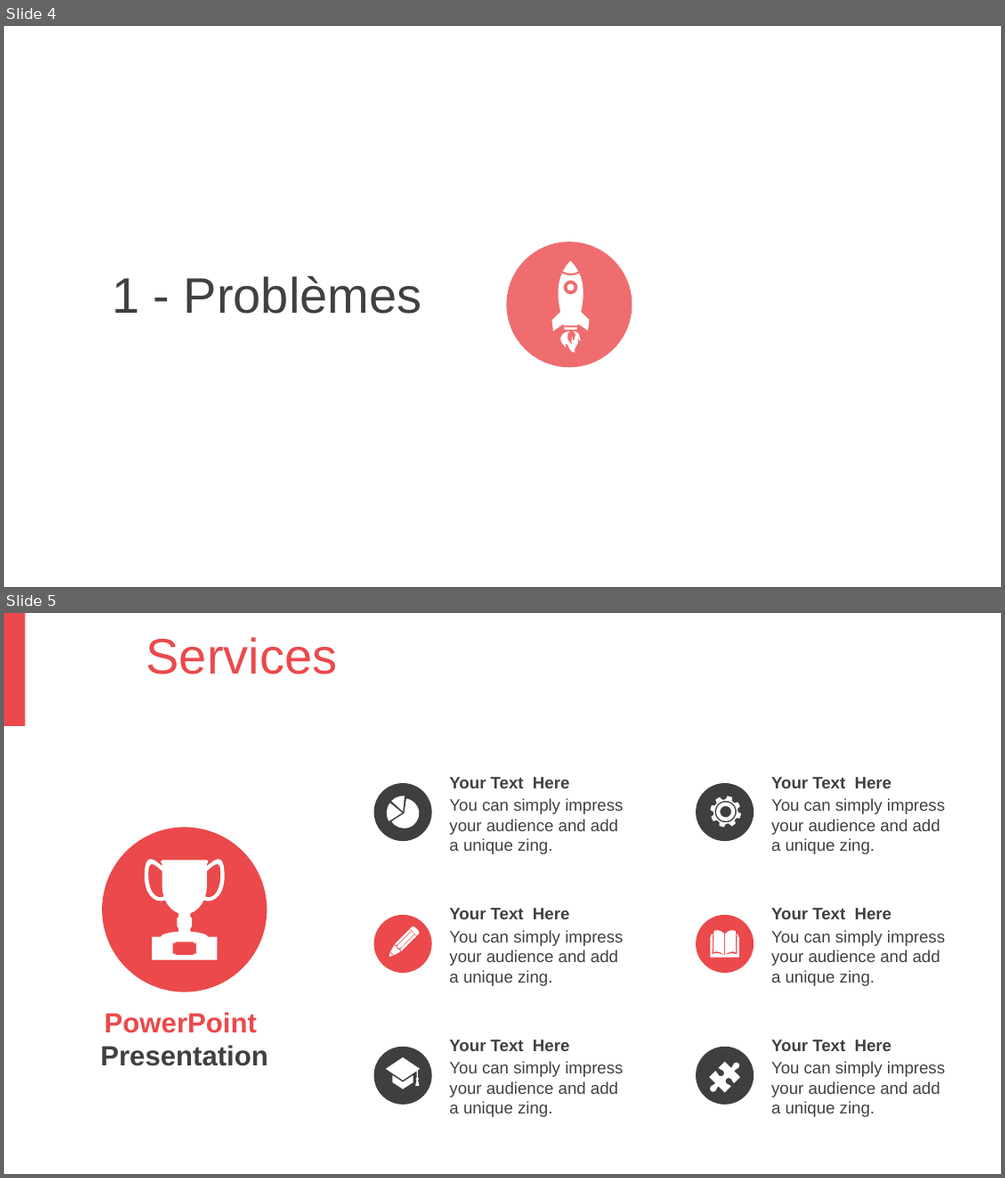
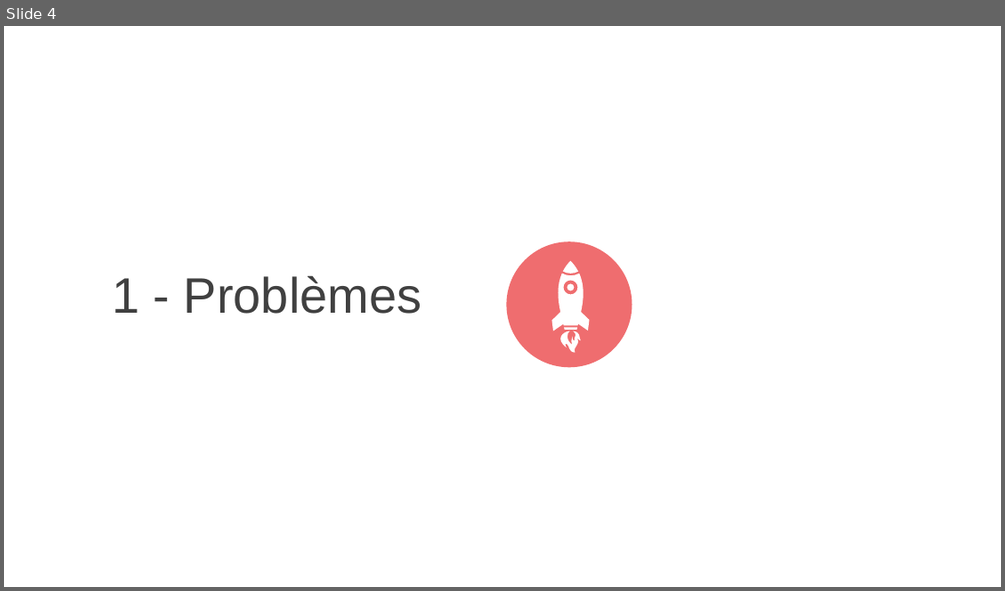
Before and after one commit to TahianaAndriambahoaka/hackathon-inter-univ-ftp-2022, a slide deck: slide.pptx. Shown one above the other, each under a label of ours: slides 4 and 5 before the commit, slide 4 after it. The pictures are 1005x1178 and 1005x591 pixels, drawn with LibreOffice and Linux fonts; fonts in the diff are those of the drawing; background and template pictures are left out. Boxes give left, top, right and bottom in pixels: in the first picture for what was removed or moved away, otherwise in the second. Text is boxed around its words. In the diff, an @@ line names an element or a change of style, - is before the commit and + after.

```diff
--- a/slide.pptx
+++ b/slide.pptx
@@ slide 5 removed at <box>4,613,1001,1174</box>, background picture (left out) @@
@@ rectangle removed at <box>4,613,25,726</box> @@
@@ text removed at <box>146,637,338,674</box> @@
-Our Services
@@ text removed at <box>39,685,824,715</box> @@
-Insert the title of your subtitle Here
@@ ellipse removed at <box>374,784,431,841</box> @@
@@ freeform shape removed at <box>387,795,420,827</box> @@
@@ text removed at <box>449,798,623,854</box> @@
-You can simply impress your audience and add a unique zing.
@@ text removed at <box>449,777,569,788</box> @@
-Your Text Here
@@ ellipse removed at <box>696,784,753,841</box> @@
@@ freeform shape removed at <box>710,795,741,827</box> @@
@@ text removed at <box>771,798,945,854</box> @@
-You can simply impress your audience and add a unique zing.
@@ text removed at <box>771,777,891,788</box> @@
-Your Text Here
@@ ellipse removed at <box>102,827,267,992</box> @@
@@ freeform shape removed at <box>145,860,225,960</box> @@
@@ ellipse removed at <box>374,915,431,973</box> @@
@@ freeform shape removed at <box>386,925,420,960</box> @@
@@ text removed at <box>449,930,623,986</box> @@
-You can simply impress your audience and add a unique zing.
@@ text removed at <box>449,908,569,919</box> @@
-Your Text Here
@@ ellipse removed at <box>696,915,753,973</box> @@
@@ freeform shape removed at <box>710,930,738,957</box> @@
@@ text removed at <box>771,930,945,986</box> @@
-You can simply impress your audience and add a unique zing.
@@ text removed at <box>771,908,891,919</box> @@
-Your Text Here
@@ text removed at <box>100,1012,268,1066</box> @@
-PowerPoint Presentation
@@ text removed at <box>449,1039,569,1051</box> @@
-Your Text Here
@@ text removed at <box>771,1039,891,1051</box> @@
-Your Text Here
@@ ellipse removed at <box>374,1046,431,1104</box> @@
@@ freeform shape removed at <box>386,1056,420,1088</box> @@
@@ text removed at <box>449,1061,623,1117</box> @@
-You can simply impress your audience and add a unique zing.
@@ ellipse removed at <box>696,1046,753,1104</box> @@
@@ freeform shape removed at <box>704,1055,746,1099</box> @@
@@ text removed at <box>771,1061,945,1117</box> @@
-You can simply impress your audience and add a unique zing.
```
Also in this commit, not shown: 2 slides added.
